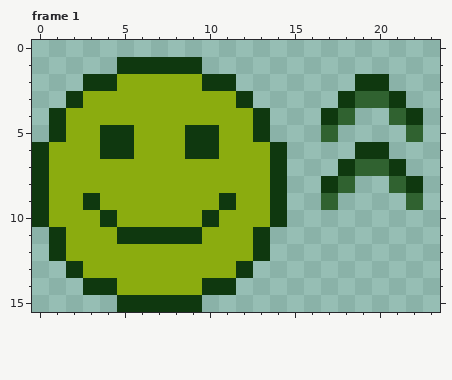
Two versions of one pixel-art file, assets/customer_status.aseprite. This is how it looked before the edit.
24x16 pixels, 1 frame. Shown: frame 1. The commit also changed other frames, which this record leaves out.
Once edited:
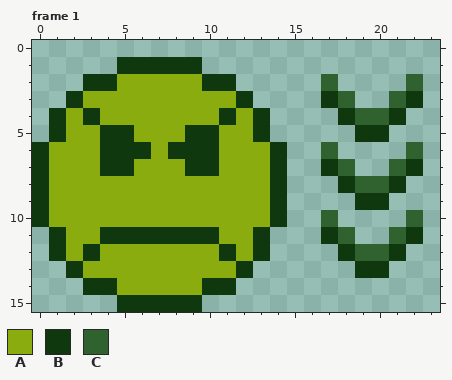
Palette (. is transparent): A #8bac0f  B #0f380f  C #306230
From old to new:
layer "head" added
layer "face" added
layer "progress" added
layer "Layer 1" removed
Changed rows in their new state; - is an unchanged pixel.
Frame 1:
first column x 3:
 2 --------------C-..-C
 3 --------------BC..CB
 4 B-------B-----.BCCB.
 5 --------------.-BB-.
 6 ---B-B--------C-..-C
 7 -BB---BB------BC..CB
 8 --------------.BCCB.
 9 A-------A-----.-BB-.
10 -A-----A------C----C
11 -B-----B------BC--CB
12 B-------B------BCCB-
13 ----------------BB--
